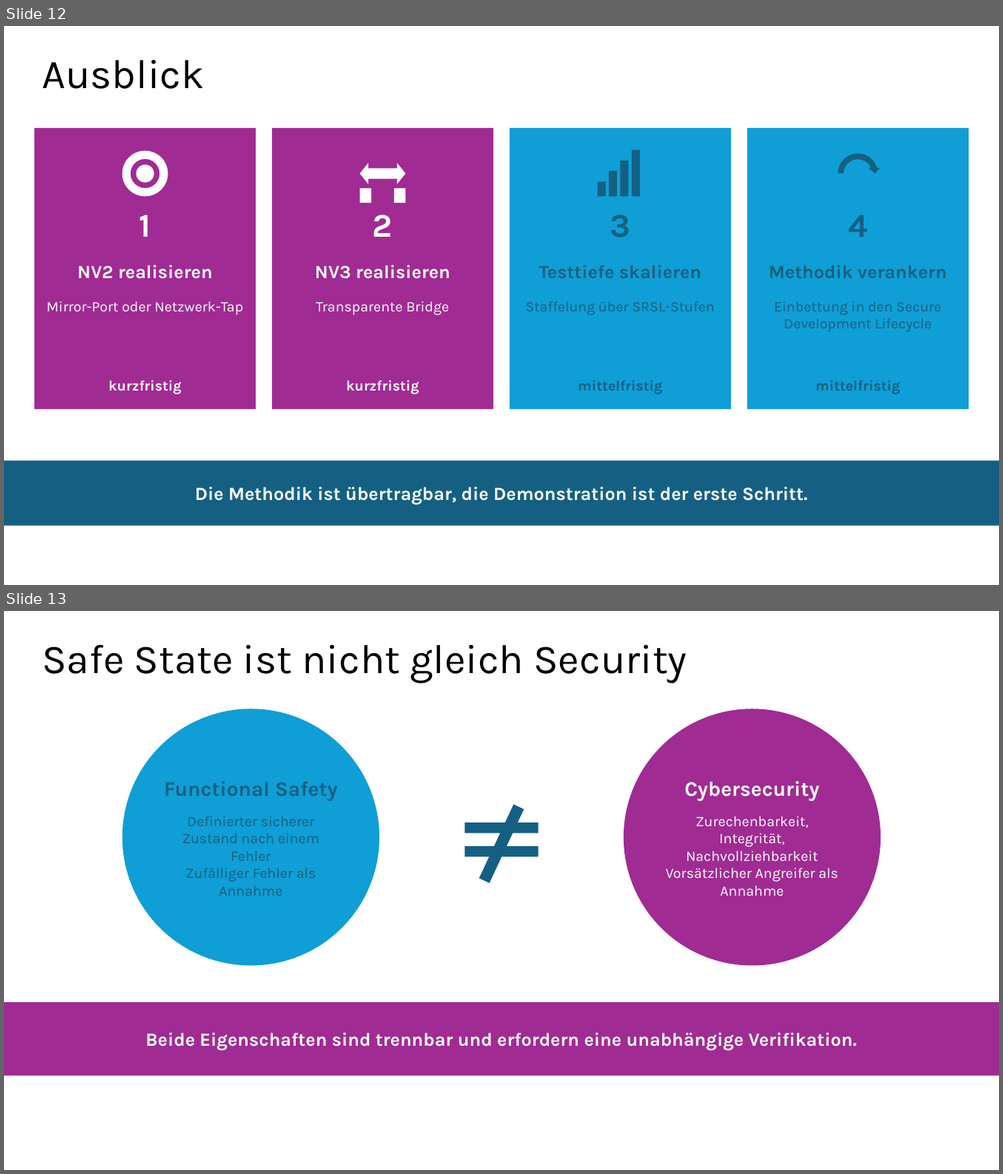
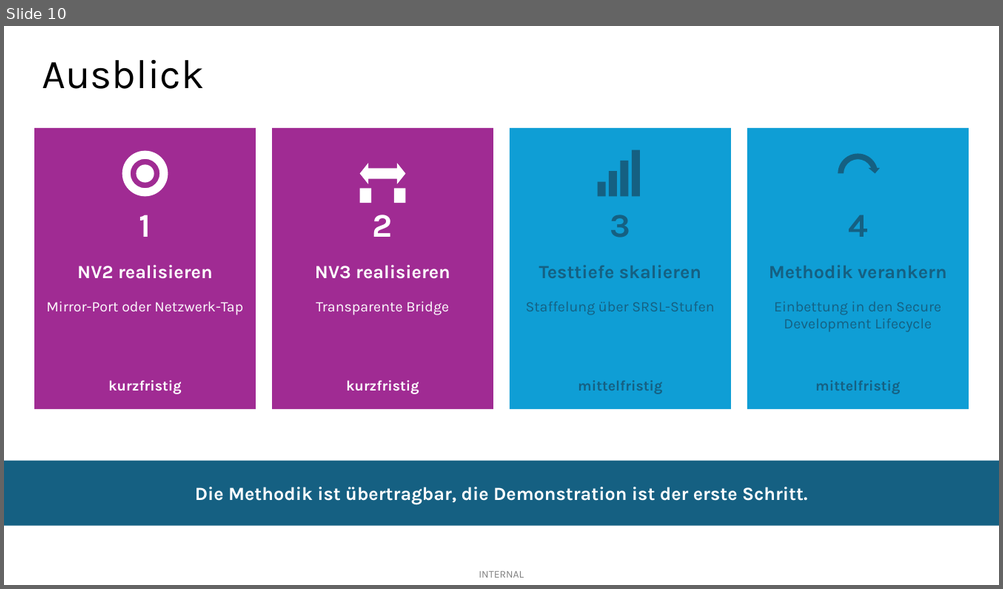
Before and after one commit to nathalienr/Bachelorarbeit, a slide deck: Folien.pptx. Shown one above the other, each under a label of ours: slides 12 and 13 before the commit, slide 10 after it. The pictures are 1003x1174 and 1003x589 pixels, drawn with LibreOffice and Linux fonts; fonts in the diff are those of the drawing. Boxes give left, top, right and bottom in pixels: in the first picture for what was removed or moved away, otherwise in the second. Text is boxed around its words. In the diff, an @@ line names an element or a change of style, - is before the commit and + after.

```diff
--- a/Folien.pptx
+++ b/Folien.pptx
@@ slide 13 removed at [4,611,999,1170], background #FFFFFF @@
@@ title removed at [42,645,686,684] @@
-Safe State ist nicht gleich Security
@@ ellipse removed at [122,709,379,965] @@
@@ ellipse removed at [623,709,880,965] @@
@@ text removed at [164,781,338,896] @@
-Functional Safety
-Definierter sicherer Zustand nach einem Fehler
-Zufälliger Fehler als Annahme
@@ text removed at [666,781,838,896] @@
-Cybersecurity
-Zurechenbarkeit, Integrität, Nachvollziehbarkeit
-Vorsätzlicher Angreifer als Annahme
@@ rectangle removed at [479,805,523,883] @@
@@ rectangle removed at [464,823,538,833] @@
@@ rectangle removed at [464,847,538,857] @@
@@ rectangle removed at [4,1002,999,1076] @@
-Beide Eigenschaften sind trennbar und erfordern eine unabhängige Verifikation.
@@ what was slide 12 is now slide 10 @@
@@ slide 10 changed as well @@
@@ text added at [478,571,523,578], 10 pt, text #000000 at 50% opacity @@
+INTERNAL
```
Also in this commit, not shown: 9 other slides changed, 2 other slides removed, 4 other files.
